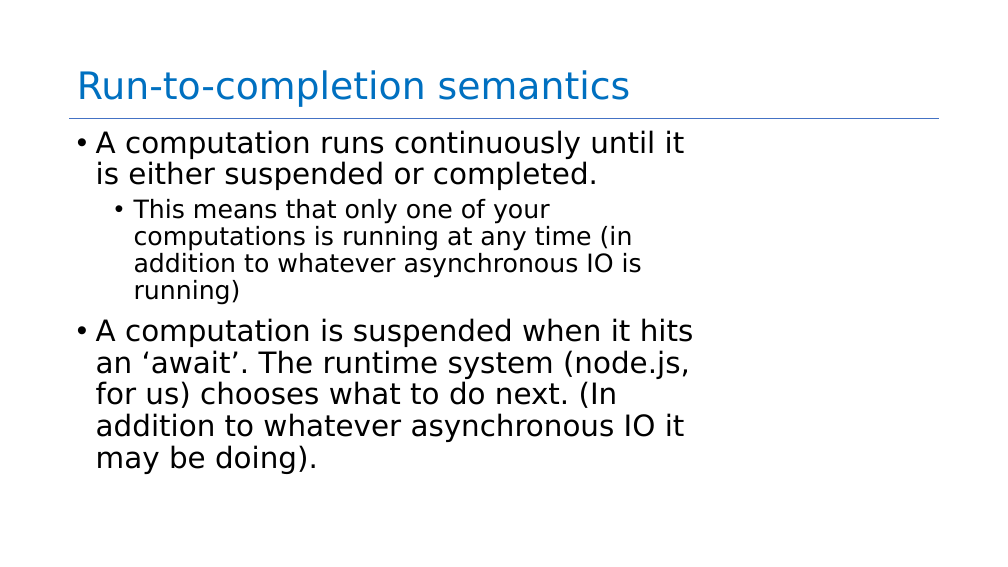
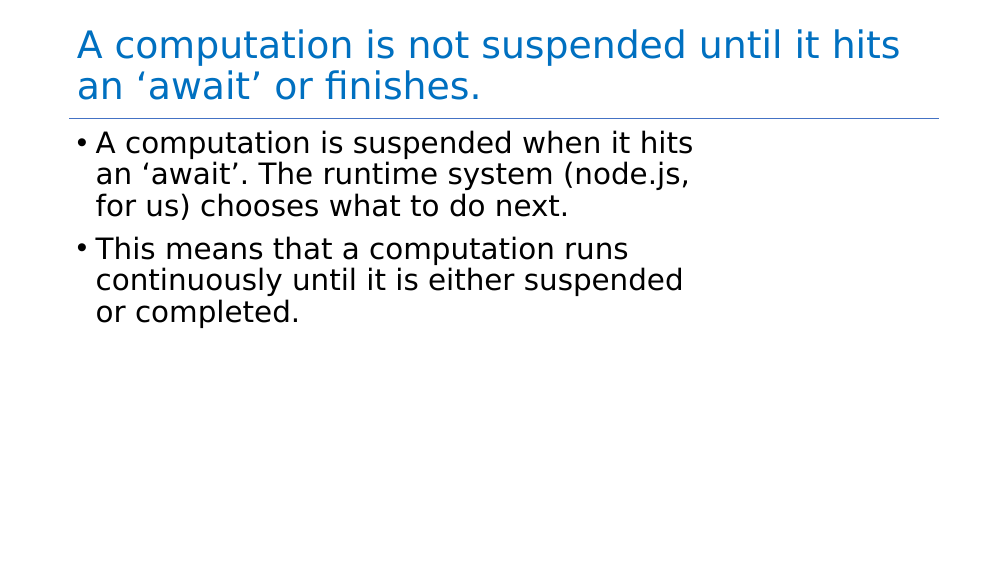
Before and after one commit to neu-se/CS4530-Fall-2022, a slide deck: slide 7 of Slides/Module 05 Concurrency Patterns in Typescript.pptx. Drawn at 1008x567 pixels with LibreOffice and Linux fonts; fonts in the diff are those of the drawing. Boxes give left, top, right and bottom in pixels: in the first picture for what was removed or moved away, otherwise in the second. Text is boxed around its words. In the diff, an @@ line names an element or a change of style, - is before the commit and + after.

```diff
--- a/Slides/Module 05 Concurrency Patterns in Typescript.pptx
+++ b/Slides/Module 05 Concurrency Patterns in Typescript.pptx
@@ title at [77,29,901,100]: text changed @@
-Run-to-completion semantics
+A computation is not suspended until it hits an ‘await’ or finishes.
@@ text at [96,130,694,328]: text changed @@
-• A computation runs continuously until it is either suspended or completed.
-  • This means that only one of your computations is running at any time (in addition to whatever asynchronous IO is running)
-• A computation is suspended when it hits an ‘await’. The runtime system (node.js, for us) chooses what to do next. (In addition to whatever asynchronous IO it may be doing).
+• A computation is suspended when it hits an ‘await’. The runtime system (node.js, for us) chooses what to do next.
+• This means that a computation runs continuously until it is either suspended or completed.
```
Also in this commit, not shown: 8 other slides changed, 13 slides added, 11 slides removed, 1 other file.
